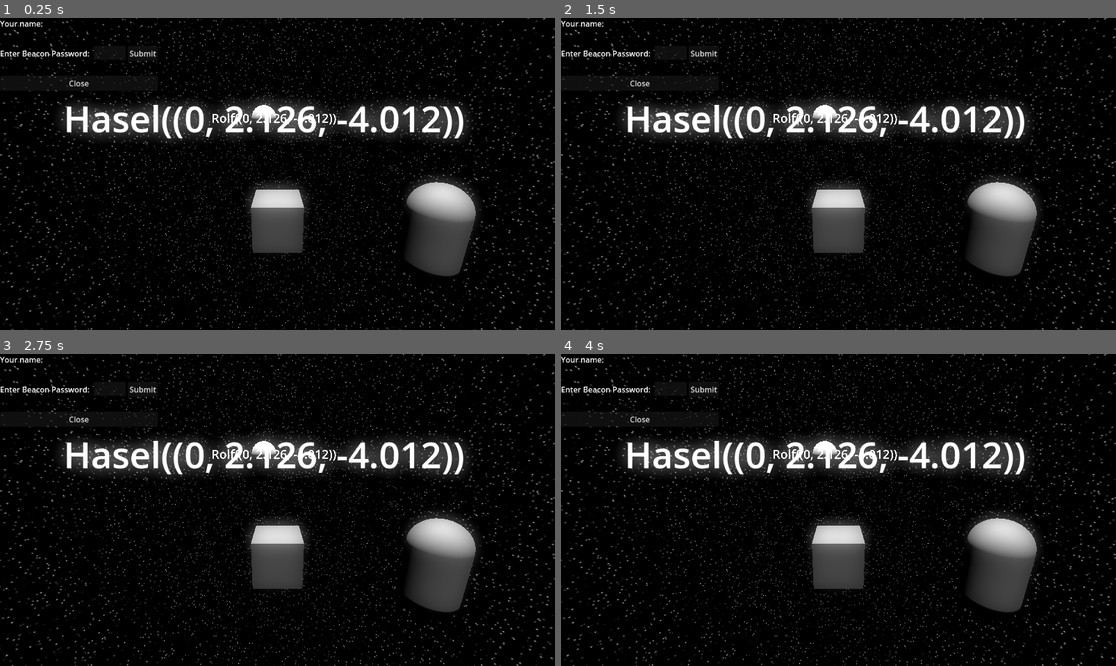
Above: before the commit, frames 1-4 (two rows, left to right).
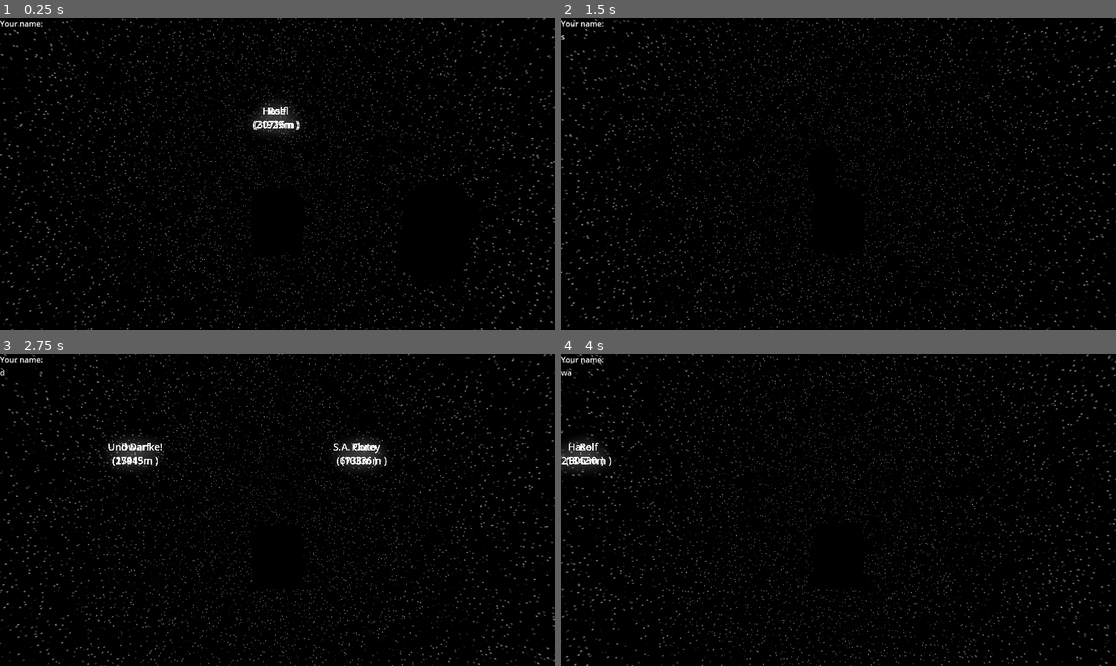
Above: after the commit, the same moments.

Repository: Paulpanther/Spacescaper
Game: Godot game, scene res://scenes/universe.tscn
Same seed, same stepped clock (60 frames per second), same inputs: the game is played once before the commit and once after it.
Inputs:
- Up to frame 1 (0.25 s): no input
- Up to frame 2 (1.5 s): tap Enter at 0.5 s; hold D (yaw_right) 0.53-1.28 s; hold S (backward) from 1.28 s (still down)
- Up to frame 3 (2.75 s): release S (backward) at 2.03 s; hold D (yaw_right) from 2.03 s (still down)
- Up to frame 4 (4 s): release D (yaw_right) at 2.78 s; hold W (forward) 2.78-3.53 s; hold A (yaw_left) from 3.53 s (still down)

The runs differ from the first frame. In frame 1, 12% of the frame differs, in the area x 0-86%, y 8-83%; in frame 2, 19%; in frame 3, 19%; in frame 4, 20%, in the area x 0-100%, y 0-100%.
Error after the commit: Attempt to call function 'get_active_material' in base 'null instance' on a null instance. (res://scripts/planet_beacon_eighth.gd:6)

Commit message:
add cool planets

Diff:
--- /dev/null
+++ b/assets/AnimationPlayer.gd
@@ -0,0 +1,14 @@
+extends AnimationPlayer
+
+
+# Called when the node enters the scene tree for the first time.
+func _ready():
+	stop()
+
+func _input(event):
+	if(event.as_text() == "L"):
+		play("default")
+
+# Called every frame. 'delta' is the elapsed time since the previous frame.
+func _process(delta):
+	pass
--- /dev/null
+++ b/assets/planet_beacon_eighth.tscn
@@ -0,0 +1,44 @@
+[gd_scene load_steps=8 format=3 uid="uid://bmlu4mlli1jg4"]
+
+[ext_resource type="PackedScene" uid="uid://bapy2qsdvny7b" path="res://assets/planet_beacon.dae" id="1_cxhow"]
+[ext_resource type="Script" path="res://scripts/planet_beacon_eighth.gd" id="2_xcqgs"]
+[ext_resource type="Shader" uid="uid://du7v3aepmqb1n" path="res://shaders/planet_beacon_solid.tres" id="4_giy03"]
+[ext_resource type="Script" path="res://assets/AnimationPlayer.gd" id="5_tty06"]
+
+[sub_resource type="StandardMaterial3D" id="StandardMaterial3D_pt0xi"]
+albedo_color = Color(0.321569, 1, 0.964706, 1)
+emission_enabled = true
+emission = Color(0.321569, 1, 0.964706, 1)
+emission_energy_multiplier = 200.0
+
+[sub_resource type="StandardMaterial3D" id="StandardMaterial3D_ijln6"]
+albedo_color = Color(0.784314, 0.784314, 0.784314, 1)
+metallic = 0.65
+metallic_specular = 0.4
+roughness = 0.3
+
+[sub_resource type="ShaderMaterial" id="ShaderMaterial_hgim8"]
+render_priority = 0
+shader = ExtResource("4_giy03")
+shader_parameter/color = Color(1, 0.258824, 1, 1)
+
+[node name="planet_beacon" instance=ExtResource("1_cxhow")]
+script = ExtResource("2_xcqgs")
+
+[node name="Torus" parent="." index="0"]
+surface_material_override/0 = SubResource("StandardMaterial3D_pt0xi")
+
+[node name="Cube001" parent="Torus" index="0"]
+transform = Transform3D(0.769938, 0.510636, -0.382683, -0.552709, 0.833375, -2.23517e-08, 0.318919, 0.211512, 0.92388, 0.157124, 0.423378, 0.0650829)
+surface_material_override/0 = SubResource("StandardMaterial3D_ijln6")
+
+[node name="Cube" parent="Torus/Cube001" index="0"]
+transform = Transform3D(0.691734, 0.722153, 0, -0.722153, 0.691734, 0, 0, 0, 1, 0.612021, -8.9407e-08, 8.73115e-10)
+surface_material_override/0 = SubResource("StandardMaterial3D_ijln6")
+
+[node name="Sphere" parent="Torus/Cube001/Cube" index="0"]
+transform = Transform3D(0.125382, -0.984158, -0.12535, 0.695898, 0.177294, -0.695912, 0.707111, 2.39462e-05, 0.707103, -0.619462, 0, -3.07788e-08)
+surface_material_override/0 = SubResource("ShaderMaterial_hgim8")
+
+[node name="AnimationPlayer" parent="." index="1"]
+script = ExtResource("5_tty06")
--- a/project.godot
+++ b/project.godot
@@ -97,4 +97,4 @@
 
 [rendering]
 
-renderer/rendering_method="gl_compatibility"
+anti_aliasing/quality/msaa_3d=2
--- a/scenes/planet.tscn
+++ b/scenes/planet.tscn
@@ -1,14 +1,10 @@
-[gd_scene load_steps=5 format=3 uid="uid://cte3r4dspg6c4"]
+[gd_scene load_steps=4 format=3 uid="uid://cte3r4dspg6c4"]
 
 [ext_resource type="Script" path="res://scripts/Planet.gd" id="1_ykjsh"]
+[ext_resource type="PackedScene" uid="uid://bmlu4mlli1jg4" path="res://assets/planet_beacon_eighth.tscn" id="2_ls6ts"]
 
 [sub_resource type="SphereShape3D" id="SphereShape3D_pov83"]
 radius = 5.672
-
-[sub_resource type="ShaderMaterial" id="ShaderMaterial_mb2nf"]
-
-[sub_resource type="SphereMesh" id="SphereMesh_ffobj"]
-material = SubResource("ShaderMaterial_mb2nf")
 
 [node name="planet" type="Area3D"]
 script = ExtResource("1_ykjsh")
@@ -16,20 +12,40 @@
 [node name="CollisionShape3D" type="CollisionShape3D" parent="."]
 shape = SubResource("SphereShape3D_pov83")
 
-[node name="MeshInstance3D" type="MeshInstance3D" parent="."]
-mesh = SubResource("SphereMesh_ffobj")
-
 [node name="DisplayTag" type="Label3D" parent="."]
-transform = Transform3D(0.2, 0, 0, 0, 0.2, 0, 0, 0, 0.2, 0, 0, 0)
+transform = Transform3D(0.1, 0, 0, 0, 0.1, 0, 0, 0, 0.1, 0, 0, 0)
 pixel_size = 0.0001
 billboard = 1
 no_depth_test = true
 fixed_size = true
 alpha_antialiasing_mode = 1
 texture_filter = 1
-font_size = 64
-outline_size = 0
+font_size = 48
+outline_size = 4
 width = 128.0
+
+[node name="planet_beacon" parent="." instance=ExtResource("2_ls6ts")]
+
+[node name="planet_beacon2" parent="." instance=ExtResource("2_ls6ts")]
+transform = Transform3D(2.98023e-08, 0, 1, 0, 1, 0, -1, 0, 2.98023e-08, 0, 0, 0)
+
+[node name="planet_beacon3" parent="." instance=ExtResource("2_ls6ts")]
+transform = Transform3D(-1, 0, -8.74228e-08, 0, 1, 0, 8.74228e-08, 0, -1, 0, 0, 0)
+
+[node name="planet_beacon4" parent="." instance=ExtResource("2_ls6ts")]
+transform = Transform3D(5.76205e-08, 0, -1, 0, 1, 0, 1, 0, 5.76205e-08, 0, 0, 0)
+
+[node name="planet_beacon5" parent="." instance=ExtResource("2_ls6ts")]
+transform = Transform3D(1, 0, 0, 0, -1, 8.74228e-08, 0, -8.74228e-08, -1, 0, 0, 0)
+
+[node name="planet_beacon6" parent="." instance=ExtResource("2_ls6ts")]
+transform = Transform3D(2.98023e-08, 0, 1, -8.74228e-08, -1, 2.6054e-15, 1, -8.74228e-08, -2.98023e-08, 0, 0, 0)
+
+[node name="planet_beacon7" parent="." instance=ExtResource("2_ls6ts")]
+transform = Transform3D(-1, 0, -8.74228e-08, 7.64274e-15, -1, -8.74228e-08, -8.74228e-08, -8.74228e-08, 1, 0, 0, 0)
+
+[node name="planet_beacon8" parent="." instance=ExtResource("2_ls6ts")]
+transform = Transform3D(5.76205e-08, 0, -1, 8.74228e-08, -1, 5.03734e-15, -1, -8.74228e-08, -5.76205e-08, 0, 0, 0)
 
 [connection signal="body_entered" from="." to="." method="_on_body_entered"]
 [connection signal="tree_entered" from="CollisionShape3D" to="." method="_on_collision_shape_3d_tree_entered"]
--- a/scenes/universe.tscn
+++ b/scenes/universe.tscn
@@ -12,9 +12,6 @@
 
 [node name="Node3D" type="Node3D"]
 script = ExtResource("1_wikj0")
-
-[node name="DirectionalLight3D" type="DirectionalLight3D" parent="."]
-transform = Transform3D(1, 0, 0, 0, -0.0724201, 0.997374, 0, -0.997374, -0.0724201, 0, 2.75484, 0)
 
 [node name="StaticBody3D" type="StaticBody3D" parent="."]
 
--- a/scripts/Planet.gd
+++ b/scripts/Planet.gd
@@ -12,15 +12,13 @@
 @export var offset: float
 @export var display_tag: String
 
-var scales = [30, 150]
+var scales = [100, 100]
 
 
 func _ready():
 	var s = randf_range(scales[0], scales[1])
-	scale = Vector3(1,1,1) * s
+	scale = Vector3(1,1,1)*s
 
-	var label: Label3D = get_node("DisplayTag")
-	label.text = display_tag + "(" + str(_calc_distance_to_player()) + ")"
 
 	var shadernames = shaders.keys()
 	var shader = shadernames[randi_range(0,shadernames.size()-1)]
@@ -28,12 +26,14 @@
 	var configs = shaders[shader]
 	var config = configs[randi_range(0,configs.size()-1)]
 
-	for param in config:
-		var value = config[param]
-		$MeshInstance3D.get_active_material(0).set_shader(shader)
-		$MeshInstance3D.get_active_material(0).set_shader_parameter(param,value)
+	#for param in config:
+	#	var value = config[param]
+	#	$MeshInstance3D.get_active_material(0).set_shader(shader)
+	#	$MeshInstance3D.get_active_material(0).set_shader_parameter(param,value)
 
 func _process(delta):
+	var label: Label3D = get_node("DisplayTag")
+	label.text = display_tag + "\n(" + str(_calc_distance_to_player()) + "m )"
 	update_pos()
 
 func update_pos():
@@ -45,9 +45,10 @@
 	position.z = z
 
 func _calc_distance_to_player():
-	return (get_viewport().get_camera_3d().position)
+	return int(get_viewport().get_camera_3d().global_position.distance_to(global_position))
 
 
 func _on_body_entered(body):
-	if body.is_in_group("player"):
-		body.open_dialog()
+	pass
+	#if body.is_in_group("player"):
+	#	body.open_dialog()
--- /dev/null
+++ b/scripts/planet_beacon_eighth.gd
@@ -0,0 +1,11 @@
+extends Node3D
+
+var color: Vector3
+
+func _ready():
+	get_node("Torus/Cube001/Cube/Sphere").get_active_material(0).set_shader_parameter("color", Color8(255,0,0))
+	pass
+
+# Called every frame. 'delta' is the elapsed time since the previous frame.
+func _process(delta):
+	pass
--- a/scripts/player.gd
+++ b/scripts/player.gd
@@ -1,6 +1,6 @@
 extends RigidBody3D
 
-@export var linear_thruster_strength = 100.0
+@export var linear_thruster_strength = 60.0
 @export var rotational_thruster_strength = 1.0
 
 func _ready():
--- a/scripts/solar_system_generation.gd
+++ b/scripts/solar_system_generation.gd
@@ -1,10 +1,10 @@
 extends Node
 
 var planet_names = ["Pluto", "Dwarf", "Leo", "Bernd", "Bernd the Planet", "Hasel", "Gatos", "Mordor", "Gondor", "[object Object]", "Rolf", "Und Danke!", "Hera", "Ceres", "Hades", "Ares", "Poseidon", "S.A. Corey", "Proto-M", "Leviathan"]
-var distancerange = [100,600]
-var mindistance = 0
+var distancerange = [1000,6000]
+var mindistance = 1000
 var num_planets = [2,10]
-var speeds = [10, 100]
+var speeds = [10, 300]
 var planetClass = preload("res://scenes/planet.tscn")
 
 func _ready():
--- a/shaders/clouds.tres
+++ b/shaders/clouds.tres
@@ -47,6 +47,12 @@
 [sub_resource type="VisualShaderNodeMix" id="VisualShaderNodeMix_l1od8"]
 default_input_values = [0, Quaternion(0, 0, 0, 0), 1, Quaternion(1, 1, 1, 1), 2, Quaternion(0.5, 0.5, 0.5, 0.5)]
 op_type = 5
+
+[sub_resource type="VisualShaderNodeFloatParameter" id="VisualShaderNodeFloatParameter_nvenm"]
+parameter_name = "rotation_z"
+default_value_enabled = true
+
+[sub_resource type="VisualShaderNodeFloatOp" id="VisualShaderNodeFloatOp_a5qex"]
 
 [sub_resource type="VisualShaderNodeCustom" id="VisualShaderNodeCustom_h54k7"]
 default_input_values = [1, Vector3(0, 0, 0), 2, 2.0, 3, 10.0, 4, 0.0]
@@ -80,6 +86,7 @@
 // Varyings
 varying vec3 world;
 
+uniform float rotation_z = 0;
 
 
 // PerlinNoise4D
@@ -281,6 +288,14 @@
 	float n_out6p2 = n_out7p0.z;
 
 
+// FloatParameter:27
+	float n_out27p0 = rotation_z;
+
+
+// FloatOp:28
+	float n_out28p0 = n_out6p2 + n_out27p0;
+
+
 // Input:11
 	float n_out11p0 = TIME;
 
@@ -296,7 +311,7 @@
 	float n_in4p2 = 2.00000;
 	float n_in4p3 = 10.00000;
 	{
-		n_out4p0 = _perlin4dNoiseFunc(vec4((vec3(n_out6p2).xy + n_in4p1.xy) * n_in4p2, n_in4p3, n_out16p0));
+		n_out4p0 = _perlin4dNoiseFunc(vec4((vec3(n_out28p0).xy + n_in4p1.xy) * n_in4p2, n_in4p3, n_out16p0));
 	}
 
 
@@ -335,7 +350,7 @@
 
 }
 "
-graph_offset = Vector2(-796.16, 29.6043)
+graph_offset = Vector2(-738.241, 141.904)
 varyings/world = "0,4"
 nodes/vertex/0/position = Vector2(620, 200)
 nodes/vertex/4/node = SubResource("VisualShaderNodeVaryingSetter_nrtka")
@@ -351,15 +366,15 @@
 nodes/fragment/4/node = SubResource("VisualShaderNodeCustom_h54k7")
 nodes/fragment/4/position = Vector2(-100, 360)
 nodes/fragment/6/node = SubResource("VisualShaderNodeVectorDecompose_ykq81")
-nodes/fragment/6/position = Vector2(-340, 360)
+nodes/fragment/6/position = Vector2(-700, 300)
 nodes/fragment/7/node = SubResource("VisualShaderNodeVaryingGetter_y7sxh")
-nodes/fragment/7/position = Vector2(-542, 423)
+nodes/fragment/7/position = Vector2(-900, 360)
 nodes/fragment/9/node = SubResource("VisualShaderNodeInput_4b1j2")
-nodes/fragment/9/position = Vector2(-620, 160)
+nodes/fragment/9/position = Vector2(-700, 180)
 nodes/fragment/10/node = SubResource("VisualShaderNodeVectorDecompose_rov0j")
 nodes/fragment/10/position = Vector2(-340, 140)
 nodes/fragment/11/node = SubResource("VisualShaderNodeInput_ipixf")
-nodes/fragment/11/position = Vector2(-640, 540)
+nodes/fragment/11/position = Vector2(-640, 640)
 nodes/fragment/12/node = SubResource("VisualShaderNodeFloatOp_cjcf7")
 nodes/fragment/12/position = Vector2(240, 360)
 nodes/fragment/13/node = SubResource("VisualShaderNodeFloatOp_ythbt")
@@ -384,4 +399,8 @@
 nodes/fragment/23/position = Vector2(860, 60)
 nodes/fragment/24/node = SubResource("VisualShaderNodeMix_l1od8")
 nodes/fragment/24/position = Vector2(1073.31, 16.3122)
-nodes/fragment/connections = PackedInt32Array(7, 0, 6, 0, 6, 2, 4, 0, 9, 0, 10, 0, 10, 1, 13, 0, 13, 0, 14, 0, 14, 0, 15, 0, 11, 0, 16, 0, 16, 0, 4, 4, 4, 0, 17, 0, 17, 0, 12, 0, 15, 0, 18, 0, 12, 0, 18, 1, 24, 0, 0, 0, 22, 0, 24, 0, 23, 0, 24, 1, 18, 0, 20, 0, 20, 0, 21, 0, 21, 0, 24, 2)
+nodes/fragment/27/node = SubResource("VisualShaderNodeFloatParameter_nvenm")
+nodes/fragment/27/position = Vector2(-1060, 520)
+nodes/fragment/28/node = SubResource("VisualShaderNodeFloatOp_a5qex")
+nodes/fragment/28/position = Vector2(-460, 420)
+nodes/fragment/connections = PackedInt32Array(7, 0, 6, 0, 10, 1, 13, 0, 13, 0, 14, 0, 14, 0, 15, 0, 16, 0, 4, 4, 4, 0, 17, 0, 17, 0, 12, 0, 15, 0, 18, 0, 24, 0, 0, 0, 22, 0, 24, 0, 23, 0, 24, 1, 18, 0, 20, 0, 20, 0, 21, 0, 21, 0, 24, 2, 12, 0, 18, 1, 9, 0, 10, 0, 11, 0, 16, 0, 6, 2, 28, 0, 28, 0, 4, 0, 27, 0, 28, 1)
--- a/shaders/planet9.tres
+++ b/shaders/planet9.tres
@@ -37,7 +37,7 @@
 
 }
 "
-graph_offset = Vector2(-427.113, -35.0716)
+graph_offset = Vector2(-128.623, -95.8899)
 nodes/fragment/0/position = Vector2(1260, 180)
 nodes/fragment/4/node = SubResource("VisualShaderNodeCustom_t2xv8")
 nodes/fragment/4/position = Vector2(327.116, 288.597)
--- /dev/null
+++ b/shaders/planet_beacon_eighth_shader.tres
@@ -0,0 +1,27 @@
+[gd_resource type="VisualShader" load_steps=2 format=3 uid="uid://b5lq37icl5k4k"]
+
+[sub_resource type="VisualShaderNodeColorConstant" id="VisualShaderNodeColorConstant_dmbuy"]
+constant = Color(0.299505, 1, 0.91568, 1)
+
+[resource]
+code = "shader_type spatial;
+
+
+
+void fragment() {
+// ColorConstant:2
+	vec4 n_out2p0 = vec4(0.299505, 1.000000, 0.915680, 1.000000);
+
+
+// Output:0
+	ALBEDO = vec3(n_out2p0.xyz);
+	EMISSION = vec3(n_out2p0.xyz);
+
+
+}
+"
+graph_offset = Vector2(-189.206, 62.861)
+nodes/fragment/0/position = Vector2(400, 160)
+nodes/fragment/2/node = SubResource("VisualShaderNodeColorConstant_dmbuy")
+nodes/fragment/2/position = Vector2(-9.46891, 255.966)
+nodes/fragment/connections = PackedInt32Array(2, 0, 0, 5, 2, 0, 0, 0)
--- /dev/null
+++ b/shaders/planet_beacon_solid.tres
@@ -0,0 +1,28 @@
+[gd_resource type="VisualShader" load_steps=2 format=3 uid="uid://du7v3aepmqb1n"]
+
+[sub_resource type="VisualShaderNodeColorParameter" id="VisualShaderNodeColorParameter_38h4y"]
+parameter_name = "color"
+default_value_enabled = true
+default_value = Color(1, 0.258824, 1, 1)
+
+[resource]
+code = "shader_type spatial;
+uniform vec4 color : source_color = vec4(1.000000, 0.258824, 1.000000, 1.000000);
+
+
+
+void fragment() {
+// ColorParameter:2
+	vec4 n_out2p0 = color;
+
+
+// Output:0
+	ALBEDO = vec3(n_out2p0.xyz);
+
+
+}
+"
+graph_offset = Vector2(-351.423, 3.75405)
+nodes/fragment/2/node = SubResource("VisualShaderNodeColorParameter_38h4y")
+nodes/fragment/2/position = Vector2(-220, 160)
+nodes/fragment/connections = PackedInt32Array(2, 0, 0, 0)
--- a/world_env.tres
+++ b/world_env.tres
@@ -11,5 +11,6 @@
 [resource]
 background_mode = 2
 sky = SubResource("Sky_kq2bt")
+ambient_light_source = 3
 glow_enabled = true
 glow_bloom = 1.0
Not shown, added: assets/planet_beacon.dae
Not shown, added: assets/planet_beacon.dae.import
Not shown: 1 places in shaders/clouds.tres that only renumber resources
Not shown, added: sprites/Untitled - 29. April 2023 14.50.13.png.import
